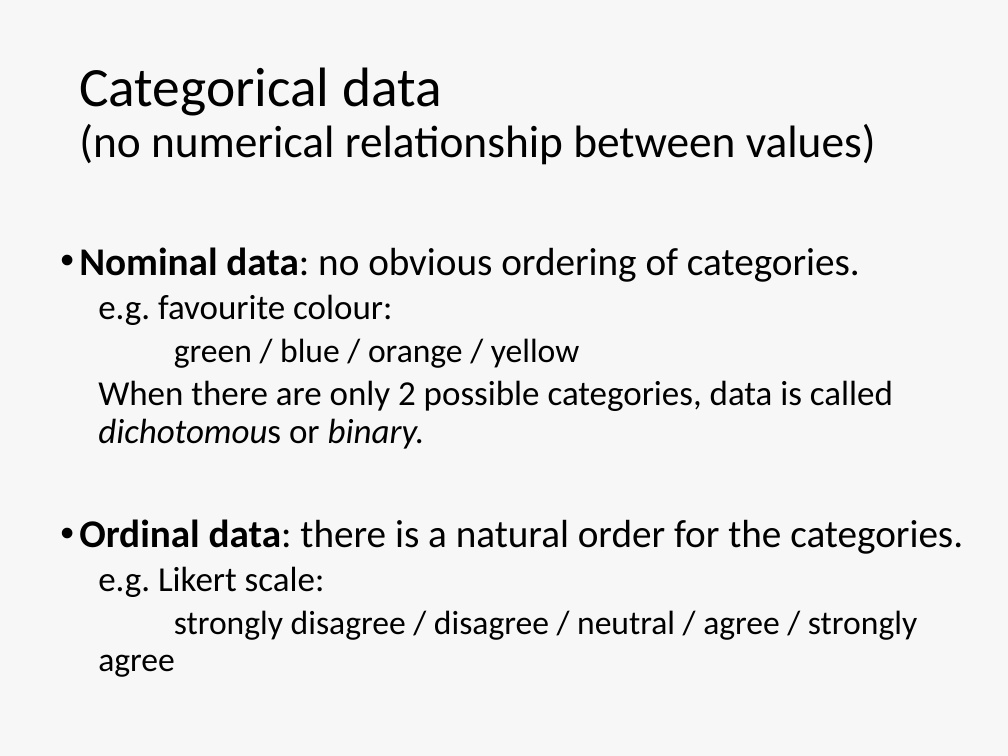
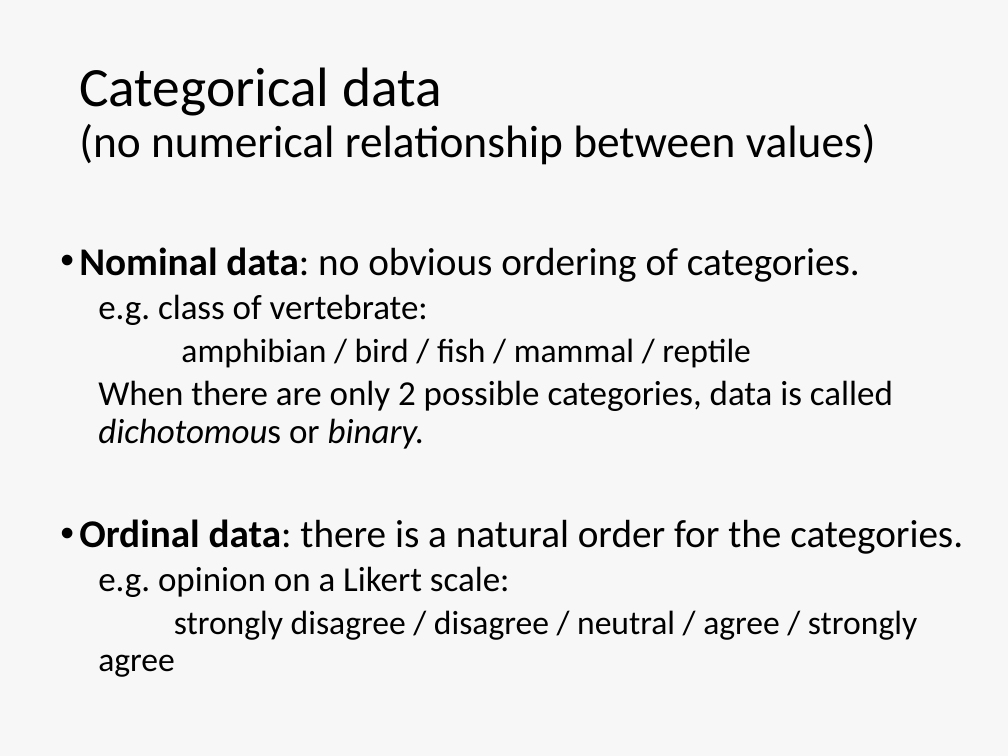
Before and after one commit to ImperialCollegeLondon/RCDS-intro-to-machine-learning, a slide deck: slide 13 of Intro_to_ML_1.pptx. Drawn at 1008x756 pixels with LibreOffice and Linux fonts; fonts in the diff are those of the drawing. Boxes give left, top, right and bottom in pixels: in the first picture for what was removed or moved away, otherwise in the second. Text is boxed around its words. In the diff, an @@ line names an element or a change of style, - is before the commit and + after.

```diff
--- a/Intro_to_ML_1.pptx
+++ b/Intro_to_ML_1.pptx
@@ text at (x1=98, y1=294, x2=751, y2=368): text changed @@
-  e.g. favourite colour:
-  green / blue / orange / yellow
+  e.g. class of vertebrate:
+  amphibian / bird / fish / mammal / reptile
@@ text at (x1=98, y1=566, x2=510, y2=597): text changed @@
-  e.g. Likert scale:
+  e.g. opinion on a Likert scale:
```
Also in this commit, not shown: 5 other slides changed, 2 other files.
